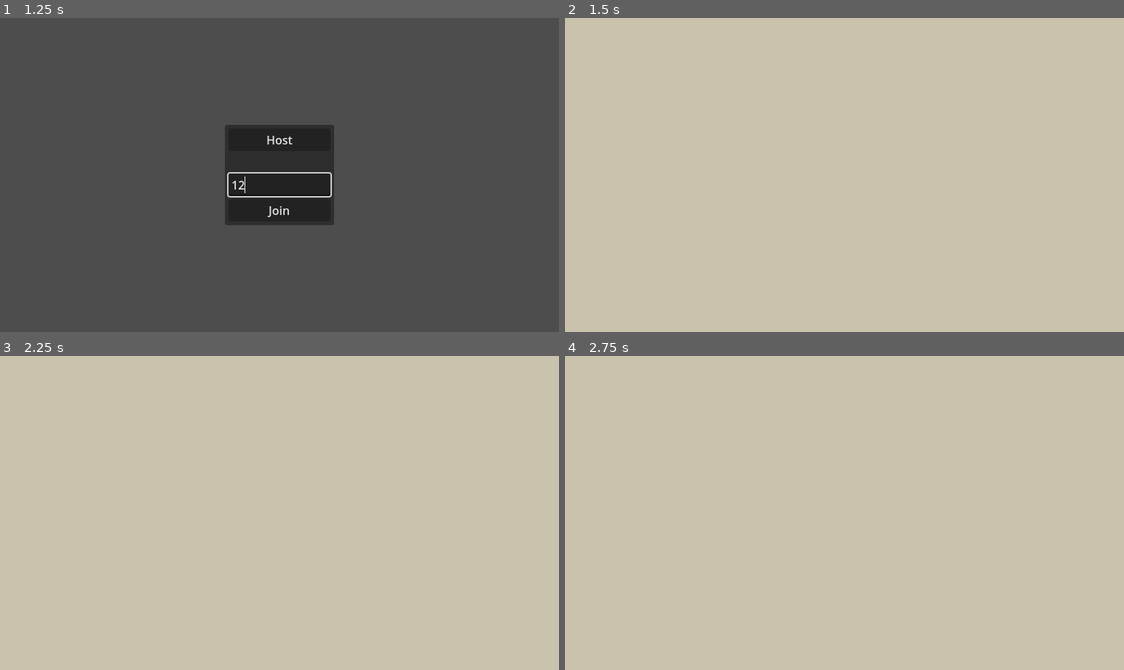
Above: before the commit, frames 1-4 (two rows, left to right).
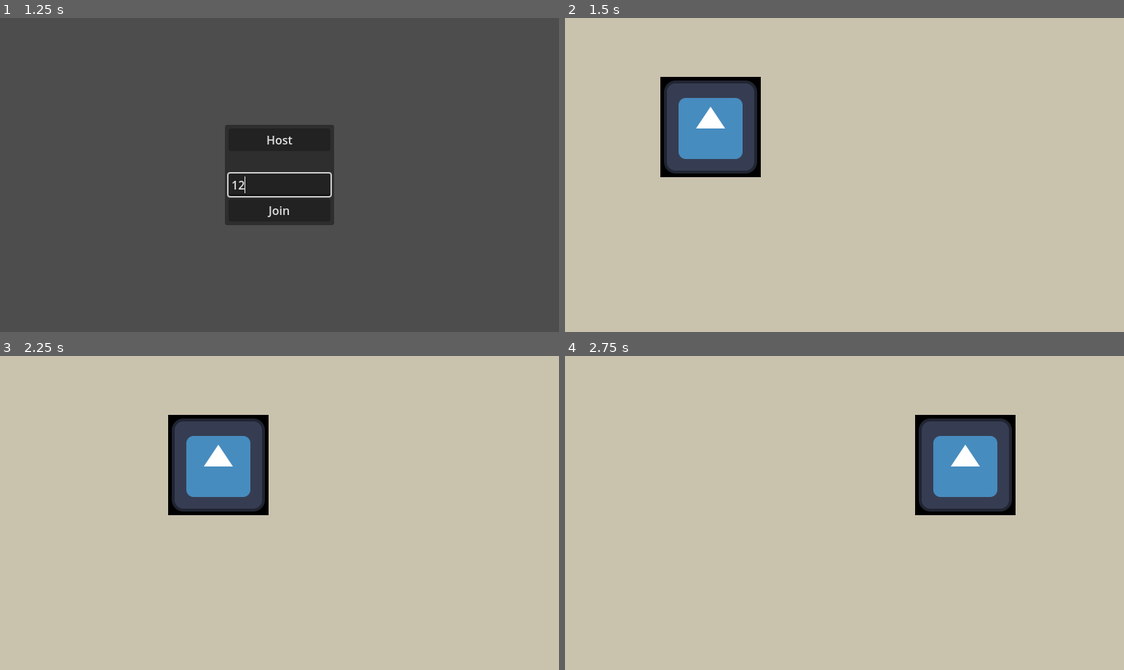
Above: after the commit, the same moments.

Repository: dlameter/InvasiveSpecies
Game: Godot game, scene res://main.tscn
Two runs of this game, one before a commit and one after it. Both use one fixed random seed, a clock stepped at 60 frames per second and the inputs below. The engine's default icon, where the game draws it, is replaced by a stand-in: a white triangle on a blue panel in a dark square.
Inputs (mouse positions are in pixels of both pictures, inside the frame that each line leads up to):
- Up to frame 1 (1.25 s): click (279, 184) at 0.52 s; type "12" at 0.6 s
- Up to frame 2 (1.5 s): click "Host" at 1.25 s
- Up to frame 3 (2.25 s): tap Enter at 2 s; hold Right (ui_right) from 2.03 s (still down)
- Up to frame 4 (2.75 s): keep holding Right (ui_right)

Frame 1 is identical in both runs. In frame 2, 5.7% of the frame differs, in the area x 17-36%, y 18-51%; in frame 3, 5.7%; in frame 4, 5.7%.

Commit message:
create player for host on join

Diff:
--- a/main.gd
+++ b/main.gd
@@ -19,6 +19,7 @@
 	multiplayer.peer_disconnected.connect(remove_player)
 
 	load_game()
+	add_player(multiplayer.get_unique_id())
 
 # Client
 func _on_join_button_pressed():
